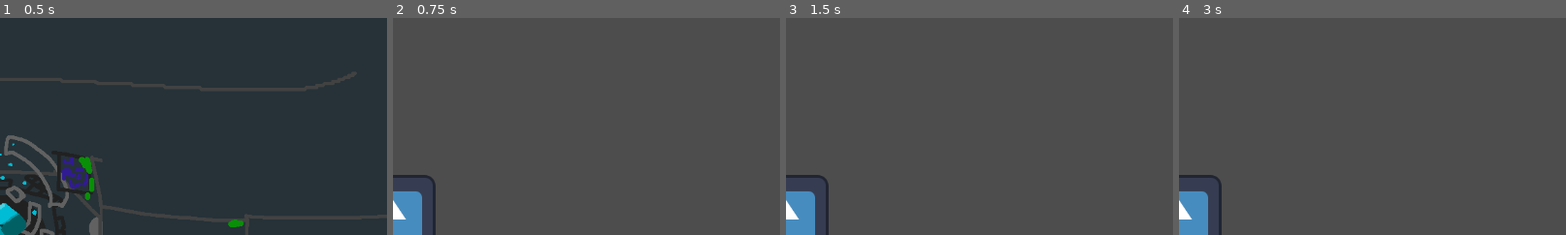
Above: before the commit, frames 1-4 (left to right).
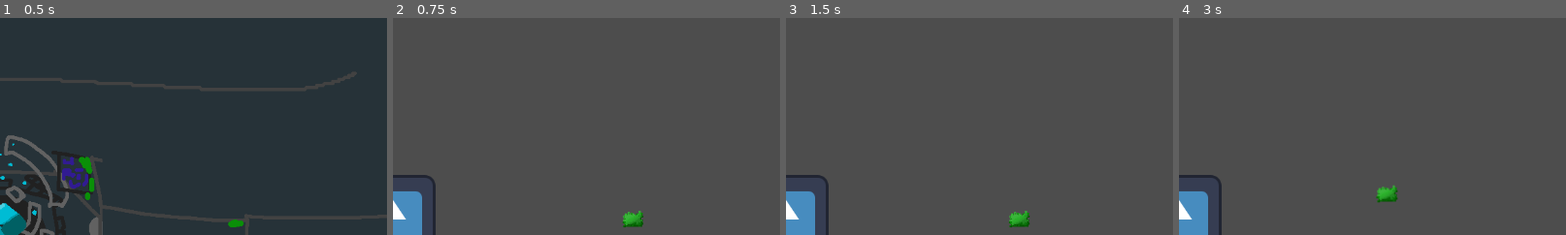
Above: after the commit, the same moments.

Repository: Cole-Miller-IT/JanGameJam2025
Game: Godot game, scene res://Scenes/Levels/MainMenu/main_menu.tscn
Same seed, same stepped clock (60 frames per second), same inputs: the game is played once before the commit and once after it. The engine's default icon, where the game draws it, is replaced by a stand-in: a white triangle on a blue panel in a dark square.
Inputs (mouse positions are % of the whole screen's width and height, from its top left):
- Up to frame 1 (0.5 s): no input
- Up to frame 2 (0.75 s): click "Start" at 0.5 s
- Up to frame 3 (1.5 s): tap Enter at 1.25 s; move the mouse to (72, 45) at 1.27 s; hold D (right) from 1.28 s (still down); click (72, 45) at 1.35 s
- Up to frame 4 (3 s): move the mouse to (30, 55) at 2.02 s; release D (right) at 2.03 s; hold S (down) 2.03-2.78 s; click (30, 55) at 2.1 s; move the mouse to (60, 28) at 2.77 s; hold D (right) from 2.78 s (still down); click (60, 28) at 2.85 s
The pictures show only the part of the screen within x 50-100%, y 4-54%; the shares and areas given below are measured in that part.

Frame 1 is identical in both runs. In frame 2, 0.3% of the frame differs, in the area x 59-65%, y 88-97%; in frame 3, 0.3%; in frame 4, 0.4%, in the area x 50-57%, y 77-85%.

Commit message:
working on hit and hurt boxes

Diff:
--- /dev/null
+++ b/Scenes/Enemies/enemy_base.gd
@@ -0,0 +1,13 @@
+extends CharacterBody2D
+class_name EnemyBase
+
+var health = 100
+
+
+
+func take_damage():
+	queue_free()
+
+func _on_hurt_box_area_entered(area):
+	print("collide")
+	take_damage()
--- /dev/null
+++ b/Scenes/Enemies/enemy_base.tscn
@@ -0,0 +1,24 @@
+[gd_scene load_steps=5 format=3 uid="uid://dwjprrq0b0rsb"]
+
+[ext_resource type="Script" path="res://Scenes/Enemies/enemy_base.gd" id="1_3qtj7"]
+[ext_resource type="Texture2D" uid="uid://bqc5gwyelqe7n" path="res://Assets/Images/Bush.png" id="2_22ou5"]
+[ext_resource type="PackedScene" uid="uid://doqtjwyne5dbw" path="res://Scenes/HitboxAndHurtbox/hurtbox.tscn" id="3_x0r8h"]
+
+[sub_resource type="RectangleShape2D" id="RectangleShape2D_etjs6"]
+size = Vector2(32, 20)
+
+[node name="EnemyBase" type="CharacterBody2D"]
+script = ExtResource("1_3qtj7")
+
+[node name="Sprite2D" type="Sprite2D" parent="."]
+texture = ExtResource("2_22ou5")
+
+[node name="HurtBox" parent="." instance=ExtResource("3_x0r8h")]
+collision_mask = 8
+
+[node name="CollisionShape2D" parent="HurtBox" index="0"]
+shape = SubResource("RectangleShape2D_etjs6")
+
+[connection signal="area_entered" from="HurtBox" to="." method="_on_hurt_box_area_entered"]
+
+[editable path="HurtBox"]
--- /dev/null
+++ b/Scenes/HitboxAndHurtbox/hitbox.tscn
@@ -0,0 +1,7 @@
+[gd_scene format=3 uid="uid://gy0wep6lq3su"]
+
+[node name="Hitbox" type="Area2D"]
+collision_layer = 0
+collision_mask = 0
+
+[node name="CollisionShape2D" type="CollisionShape2D" parent="."]
--- /dev/null
+++ b/Scenes/HitboxAndHurtbox/hurtbox.tscn
@@ -0,0 +1,7 @@
+[gd_scene format=3 uid="uid://doqtjwyne5dbw"]
+
+[node name="HurtBox" type="Area2D"]
+collision_layer = 0
+collision_mask = 0
+
+[node name="CollisionShape2D" type="CollisionShape2D" parent="."]
--- a/Scenes/Levels/World/world.tscn
+++ b/Scenes/Levels/World/world.tscn
@@ -1,6 +1,7 @@
-[gd_scene load_steps=2 format=3 uid="uid://khxgk4bj1cll"]
+[gd_scene load_steps=3 format=3 uid="uid://khxgk4bj1cll"]
 
 [ext_resource type="PackedScene" uid="uid://duer6vi3o38eh" path="res://Scenes/Player/player.tscn" id="1_dxqne"]
+[ext_resource type="PackedScene" uid="uid://dwjprrq0b0rsb" path="res://Scenes/Enemies/enemy_base.tscn" id="2_fcku3"]
 
 [node name="World" type="Node"]
 
@@ -11,3 +12,6 @@
 offset_top = 90.0
 offset_right = 222.0
 offset_bottom = 130.0
+
+[node name="EnemyBase" parent="." instance=ExtResource("2_fcku3")]
+position = Vector2(358, 1)
--- a/Scenes/Player/player.tscn
+++ b/Scenes/Player/player.tscn
@@ -9,16 +9,24 @@
 [ext_resource type="Script" path="res://Scenes/Player/MoveStates/die.gd" id="6_514mp"]
 [ext_resource type="Script" path="res://Scenes/Player/ActionStates/light_attack.gd" id="8_bfer7"]
 [ext_resource type="Script" path="res://Scenes/Player/ActionStates/die_action.gd" id="9_0oyhd"]
+[ext_resource type="PackedScene" uid="uid://doqtjwyne5dbw" path="res://Scenes/HitboxAndHurtbox/hurtbox.tscn" id="10_x5ps0"]
+[ext_resource type="PackedScene" uid="uid://gy0wep6lq3su" path="res://Scenes/HitboxAndHurtbox/hitbox.tscn" id="11_m6pjx"]
+
+[sub_resource type="CapsuleShape2D" id="CapsuleShape2D_uijew"]
+radius = 64.0
+height = 128.0
+
+[sub_resource type="RectangleShape2D" id="RectangleShape2D_wq3og"]
+size = Vector2(66, 98)
 
 [node name="Player" type="CharacterBody2D"]
+collision_layer = 2
 script = ExtResource("1_nat41")
 
 [node name="Camera2D" type="Camera2D" parent="."]
 
 [node name="Sprite2D" type="Sprite2D" parent="."]
 texture = ExtResource("2_t3lte")
-
-[node name="Area2DHitbox" type="Area2D" parent="."]
 
 [node name="MovementStateMachine" type="Node" parent="." node_paths=PackedStringArray("starting_state")]
 script = ExtResource("2_ft4ic")
@@ -51,3 +59,18 @@
 
 [node name="DieAction" type="Node" parent="ActionStateMachine"]
 script = ExtResource("9_0oyhd")
+
+[node name="CollisionShape2D" type="CollisionShape2D" parent="."]
+shape = SubResource("CapsuleShape2D_uijew")
+
+[node name="HurtBox" parent="." instance=ExtResource("10_x5ps0")]
+collision_layer = 4
+
+[node name="Hitbox" parent="." instance=ExtResource("11_m6pjx")]
+collision_layer = 8
+
+[node name="CollisionShape2D" parent="Hitbox" index="0"]
+position = Vector2(120, 0)
+shape = SubResource("RectangleShape2D_wq3og")
+
+[editable path="Hitbox"]
--- a/project.godot
+++ b/project.godot
@@ -42,3 +42,10 @@
 "events": [Object(InputEventMouseButton,"resource_local_to_scene":false,"resource_name":"","device":-1,"window_id":0,"a …(253 unchanged characters)…
 ]
 }
+
+[layer_names]
+
+2d_physics/layer_1="World"
+2d_physics/layer_2="Player"
+2d_physics/layer_3="PlayerHurtbox"
+2d_physics/layer_4="EnemyHurtbox"
Not shown: 1 places in Scenes/Player/player.tscn that only renumber resources
